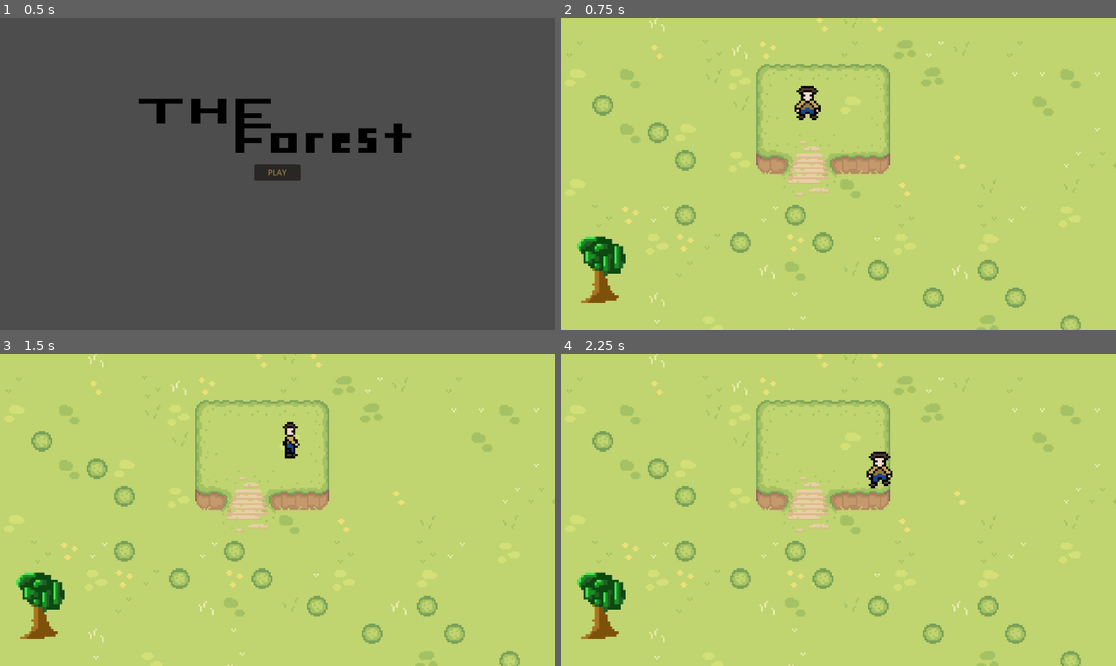
Above: before the commit, frames 1-4 (two rows, left to right).
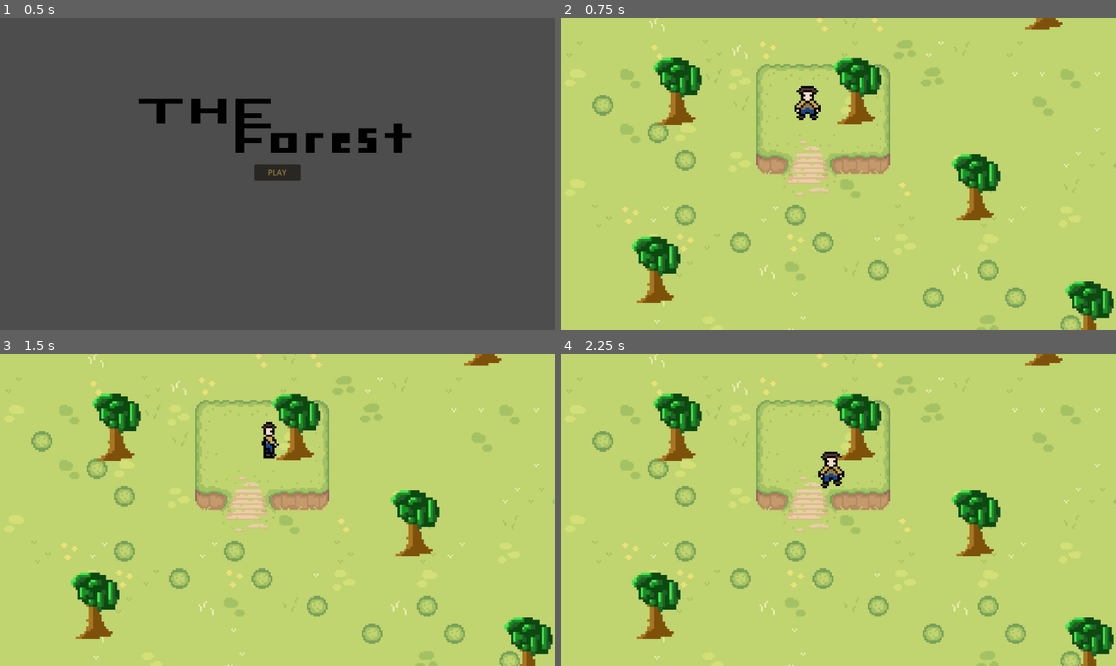
Above: after the commit, the same moments.

Repository: VishyZeFishy/Henhacks2026Team
Game: Godot game, scene res://scenes/title.tscn
Same seed, same stepped clock (60 frames per second), same inputs: the game is played once before the commit and once after it.
Inputs (mouse positions are in pixels of both pictures, inside the frame that each line leads up to):
- Up to frame 1 (0.5 s): no input
- Up to frame 2 (0.75 s): click "PLAY" at 0.5 s
- Up to frame 3 (1.5 s): tap Enter at 1.25 s; move the mouse to (399, 494) at 1.27 s; press the mouse at (399, 494) at 1.28 s; hold Right (right) from 1.28 s (still down)
- Up to frame 4 (2.25 s): tap C (chop) at 1.52 s; tap Space at 2 s; move the mouse to (727, 525) at 2.02 s; release Right (right) at 2.03 s; release the mouse at (727, 525) at 2.03 s; hold Down (down) from 2.03 s (still down); tap P (plant) at 2.1 s

Frame 1 is identical in both runs. In frame 2, 6.6% of the frame differs, in the area x 2-100%, y 0-100%; in frame 3, 7.0%; in frame 4, 7.4%.

Commit message:
watch this

Diff:
--- a/world.tscn
+++ b/world.tscn
@@ -336,16 +336,294 @@
 layer_2/z_index = -5
 layer_2/tile_data = PackedInt32Array(327689, 1, 2, 327690, 589825, 5, 327691, 655361, 5, 327692, 65537, 2, 327693, 1310 …(308 unchanged characters)…
 
+[node name="RigidBody2D5" type="RigidBody2D" parent="TileMap" unique_id=1289226834]
+position = Vector2(266, -135)
+gravity_scale = 0.0
+
+[node name="Sprite2D" type="Sprite2D" parent="TileMap/RigidBody2D5" unique_id=1035602284]
+z_index = 5
+position = Vector2(47, 127)
+scale = Vector2(0.12773433, 0.14296874)
+texture = ExtResource("3_aqk2v")
+
+[node name="CollisionShape2D" type="CollisionShape2D" parent="TileMap/RigidBody2D5" unique_id=435764467]
+z_index = 5
+position = Vector2(46.5, 137.49994)
+scale = Vector2(0.1277342, 0.14296871)
+shape = SubResource("RectangleShape2D_aqk2v")
+
 [node name="RigidBody2D" type="RigidBody2D" parent="TileMap" unique_id=555767609]
 gravity_scale = 0.0
 
 [node name="Sprite2D" type="Sprite2D" parent="TileMap/RigidBody2D" unique_id=1374928928]
 z_index = 5
-position = Vector2(55, 151)
+position = Vector2(87, 151)
 scale = Vector2(0.12773433, 0.14296874)
 texture = ExtResource("3_aqk2v")
 
 [node name="CollisionShape2D" type="CollisionShape2D" parent="TileMap/RigidBody2D" unique_id=815749981]
+z_index = 5
+position = Vector2(86.49999, 161.49998)
+scale = Vector2(0.1277342, 0.14296871)
+shape = SubResource("RectangleShape2D_aqk2v")
+
+[node name="Node" type="Node" parent="TileMap/RigidBody2D" unique_id=926101512]
+
+[node name="RigidBody2D2" type="RigidBody2D" parent="TileMap" unique_id=713439432]
+position = Vector2(218, -48)
+gravity_scale = 0.0
+
+[node name="Sprite2D" type="Sprite2D" parent="TileMap/RigidBody2D2" unique_id=413598254]
+z_index = 5
+position = Vector2(55, 151)
+scale = Vector2(0.12773433, 0.14296874)
+texture = ExtResource("3_aqk2v")
+
+[node name="CollisionShape2D" type="CollisionShape2D" parent="TileMap/RigidBody2D2" unique_id=1804018954]
+z_index = 5
+position = Vector2(54.5, 161.5)
+scale = Vector2(0.1277342, 0.14296871)
+shape = SubResource("RectangleShape2D_aqk2v")
+
+[node name="RigidBody2D3" type="RigidBody2D" parent="TileMap" unique_id=897676208]
+position = Vector2(436, -96)
+gravity_scale = 0.0
+
+[node name="Sprite2D" type="Sprite2D" parent="TileMap/RigidBody2D3" unique_id=1172903321]
+z_index = 5
+position = Vector2(-336.51663, 143.1297)
+scale = Vector2(0.128021, 0.14456058)
+texture = ExtResource("3_aqk2v")
+
+[node name="CollisionShape2D" type="CollisionShape2D" parent="TileMap/RigidBody2D3" unique_id=611716557]
+z_index = 5
+position = Vector2(-337.01663, 153.6297)
+scale = Vector2(0.12792684, 0.14456055)
+shape = SubResource("RectangleShape2D_aqk2v")
+
+[node name="RigidBody2D4" type="RigidBody2D" parent="TileMap" unique_id=993458644]
+position = Vector2(149, -104)
+gravity_scale = 0.0
+
+[node name="Sprite2D" type="Sprite2D" parent="TileMap/RigidBody2D4" unique_id=289665059]
+z_index = 5
+position = Vector2(55, 151)
+scale = Vector2(0.12773433, 0.14296874)
+texture = ExtResource("3_aqk2v")
+
+[node name="CollisionShape2D" type="CollisionShape2D" parent="TileMap/RigidBody2D4" unique_id=524267530]
+z_index = 5
+position = Vector2(54.5, 161.5)
+scale = Vector2(0.1277342, 0.14296871)
+shape = SubResource("RectangleShape2D_aqk2v")
+
+[node name="RigidBody2D6" type="RigidBody2D" parent="TileMap" unique_id=818529556]
+position = Vector2(284, 26)
+gravity_scale = 0.0
+
+[node name="Sprite2D" type="Sprite2D" parent="TileMap/RigidBody2D6" unique_id=1456538099]
+z_index = 5
+position = Vector2(55, 151)
+scale = Vector2(0.12773433, 0.14296874)
+texture = ExtResource("3_aqk2v")
+
+[node name="CollisionShape2D" type="CollisionShape2D" parent="TileMap/RigidBody2D6" unique_id=1057672138]
+z_index = 5
+position = Vector2(54.5, 161.5)
+scale = Vector2(0.1277342, 0.14296871)
+shape = SubResource("RectangleShape2D_aqk2v")
+
+[node name="RigidBody2D5" type="RigidBody2D" parent="TileMap/RigidBody2D6" unique_id=1997876623]
+position = Vector2(-341, -87)
+gravity_scale = 0.0
+
+[node name="Sprite2D" type="Sprite2D" parent="TileMap/RigidBody2D6/RigidBody2D5" unique_id=834107018]
+z_index = 5
+position = Vector2(55, 151)
+scale = Vector2(0.12773433, 0.14296874)
+texture = ExtResource("3_aqk2v")
+
+[node name="CollisionShape2D" type="CollisionShape2D" parent="TileMap/RigidBody2D6/RigidBody2D5" unique_id=936171561]
+z_index = 5
+position = Vector2(54.5, 161.5)
+scale = Vector2(0.1277342, 0.14296871)
+shape = SubResource("RectangleShape2D_aqk2v")
+
+[node name="RigidBody2D" type="RigidBody2D" parent="TileMap/RigidBody2D6" unique_id=1780513204]
+position = Vector2(-607, 48)
+gravity_scale = 0.0
+
+[node name="Sprite2D" type="Sprite2D" parent="TileMap/RigidBody2D6/RigidBody2D" unique_id=1869227670]
+z_index = 5
+position = Vector2(87, 151)
+scale = Vector2(0.12773433, 0.14296874)
+texture = ExtResource("3_aqk2v")
+
+[node name="CollisionShape2D" type="CollisionShape2D" parent="TileMap/RigidBody2D6/RigidBody2D" unique_id=1787960421]
+z_index = 5
+position = Vector2(86.49999, 161.49998)
+scale = Vector2(0.1277342, 0.14296871)
+shape = SubResource("RectangleShape2D_aqk2v")
+
+[node name="Node" type="Node" parent="TileMap/RigidBody2D6/RigidBody2D" unique_id=1656966790]
+
+[node name="RigidBody2D2" type="RigidBody2D" parent="TileMap/RigidBody2D6" unique_id=1801333384]
+position = Vector2(-389, 0)
+gravity_scale = 0.0
+
+[node name="Sprite2D" type="Sprite2D" parent="TileMap/RigidBody2D6/RigidBody2D2" unique_id=1649293275]
+z_index = 5
+position = Vector2(55, 151)
+scale = Vector2(0.12773433, 0.14296874)
+texture = ExtResource("3_aqk2v")
+
+[node name="CollisionShape2D" type="CollisionShape2D" parent="TileMap/RigidBody2D6/RigidBody2D2" unique_id=1789970602]
+z_index = 5
+position = Vector2(54.5, 161.5)
+scale = Vector2(0.1277342, 0.14296871)
+shape = SubResource("RectangleShape2D_aqk2v")
+
+[node name="RigidBody2D3" type="RigidBody2D" parent="TileMap/RigidBody2D6" unique_id=470798290]
+position = Vector2(-171, -48)
+gravity_scale = 0.0
+
+[node name="Sprite2D" type="Sprite2D" parent="TileMap/RigidBody2D6/RigidBody2D3" unique_id=5331149]
+z_index = 5
+position = Vector2(-328.5166, 39.1297)
+scale = Vector2(0.128021, 0.14456058)
+texture = ExtResource("3_aqk2v")
+
+[node name="CollisionShape2D" type="CollisionShape2D" parent="TileMap/RigidBody2D6/RigidBody2D3" unique_id=162838813]
+z_index = 5
+position = Vector2(-329.0166, 49.6297)
+scale = Vector2(0.12792684, 0.14456055)
+shape = SubResource("RectangleShape2D_aqk2v")
+
+[node name="RigidBody2D4" type="RigidBody2D" parent="TileMap/RigidBody2D6" unique_id=1031898094]
+position = Vector2(-458, -56)
+gravity_scale = 0.0
+
+[node name="Sprite2D" type="Sprite2D" parent="TileMap/RigidBody2D6/RigidBody2D4" unique_id=1039480588]
+z_index = 5
+position = Vector2(39, 135)
+scale = Vector2(0.12773433, 0.14296874)
+texture = ExtResource("3_aqk2v")
+
+[node name="CollisionShape2D" type="CollisionShape2D" parent="TileMap/RigidBody2D6/RigidBody2D4" unique_id=1908838076]
+z_index = 5
+position = Vector2(38.5, 145.5)
+scale = Vector2(0.1277342, 0.14296871)
+shape = SubResource("RectangleShape2D_aqk2v")
+
+[node name="RigidBody2D6" type="RigidBody2D" parent="TileMap/RigidBody2D6" unique_id=1612077897]
+position = Vector2(-323, 74)
+gravity_scale = 0.0
+
+[node name="Sprite2D" type="Sprite2D" parent="TileMap/RigidBody2D6/RigidBody2D6" unique_id=233002014]
+z_index = 5
+position = Vector2(55, 151)
+scale = Vector2(0.12773433, 0.14296874)
+texture = ExtResource("3_aqk2v")
+
+[node name="CollisionShape2D" type="CollisionShape2D" parent="TileMap/RigidBody2D6/RigidBody2D6" unique_id=1442227027]
+z_index = 5
+position = Vector2(54.5, 161.5)
+scale = Vector2(0.1277342, 0.14296871)
+shape = SubResource("RectangleShape2D_aqk2v")
+
+[node name="RigidBody2D7" type="RigidBody2D" parent="TileMap" unique_id=1161472874]
+position = Vector2(-11, 56)
+gravity_scale = 0.0
+
+[node name="Sprite2D" type="Sprite2D" parent="TileMap/RigidBody2D7" unique_id=558683158]
+z_index = 5
+position = Vector2(-71.51663, -78.87031)
+scale = Vector2(0.128021, 0.14456058)
+texture = ExtResource("3_aqk2v")
+
+[node name="CollisionShape2D" type="CollisionShape2D" parent="TileMap/RigidBody2D7" unique_id=1854391752]
+z_index = 5
+position = Vector2(-72.01666, -68.37031)
+scale = Vector2(0.12792684, 0.14456055)
+shape = SubResource("RectangleShape2D_aqk2v")
+
+[node name="RigidBody2D8" type="RigidBody2D" parent="TileMap" unique_id=834819460]
+position = Vector2(362, -55)
+gravity_scale = 0.0
+
+[node name="Sprite2D" type="Sprite2D" parent="TileMap/RigidBody2D8" unique_id=1846638296]
+z_index = 5
+position = Vector2(55, 151)
+scale = Vector2(0.12773433, 0.14296874)
+texture = ExtResource("3_aqk2v")
+
+[node name="CollisionShape2D" type="CollisionShape2D" parent="TileMap/RigidBody2D8" unique_id=585439683]
+z_index = 5
+position = Vector2(54.5, 161.5)
+scale = Vector2(0.1277342, 0.14296871)
+shape = SubResource("RectangleShape2D_aqk2v")
+
+[node name="RigidBody2D9" type="RigidBody2D" parent="TileMap" unique_id=1157509304]
+position = Vector2(379, 86)
+gravity_scale = 0.0
+
+[node name="Sprite2D" type="Sprite2D" parent="TileMap/RigidBody2D9" unique_id=1086390765]
+z_index = 5
+position = Vector2(55, 151)
+scale = Vector2(0.12773433, 0.14296874)
+texture = ExtResource("3_aqk2v")
+
+[node name="CollisionShape2D" type="CollisionShape2D" parent="TileMap/RigidBody2D9" unique_id=1889121515]
+z_index = 5
+position = Vector2(54.5, 161.5)
+scale = Vector2(0.1277342, 0.14296871)
+shape = SubResource("RectangleShape2D_aqk2v")
+
+[node name="RigidBody2D10" type="RigidBody2D" parent="TileMap" unique_id=1117042300]
+position = Vector2(379, 86)
+gravity_scale = 0.0
+
+[node name="Sprite2D" type="Sprite2D" parent="TileMap/RigidBody2D10" unique_id=701112728]
+z_index = 5
+position = Vector2(39, -124)
+scale = Vector2(0.12773433, 0.14296874)
+texture = ExtResource("3_aqk2v")
+
+[node name="CollisionShape2D" type="CollisionShape2D" parent="TileMap/RigidBody2D10" unique_id=1600196099]
+z_index = 5
+position = Vector2(38.5, -113.5)
+scale = Vector2(0.1277342, 0.14296871)
+shape = SubResource("RectangleShape2D_aqk2v")
+
+[node name="RigidBody2D11" type="RigidBody2D" parent="TileMap" unique_id=1268211146]
+position = Vector2(120, -208)
+gravity_scale = 0.0
+
+[node name="Sprite2D" type="Sprite2D" parent="TileMap/RigidBody2D11" unique_id=1500958467]
+z_index = 5
+position = Vector2(87, 151)
+scale = Vector2(0.12773433, 0.14296874)
+texture = ExtResource("3_aqk2v")
+
+[node name="CollisionShape2D" type="CollisionShape2D" parent="TileMap/RigidBody2D11" unique_id=1669036721]
+z_index = 5
+position = Vector2(86.49999, 161.49998)
+scale = Vector2(0.1277342, 0.14296871)
+shape = SubResource("RectangleShape2D_aqk2v")
+
+[node name="Node" type="Node" parent="TileMap/RigidBody2D11" unique_id=887923904]
+
+[node name="RigidBody2D12" type="RigidBody2D" parent="TileMap" unique_id=565646463]
+position = Vector2(-6, -208)
+gravity_scale = 0.0
+
+[node name="Sprite2D" type="Sprite2D" parent="TileMap/RigidBody2D12" unique_id=1671686389]
+z_index = 5
+position = Vector2(55, 151)
+scale = Vector2(0.12773433, 0.14296874)
+texture = ExtResource("3_aqk2v")
+
+[node name="CollisionShape2D" type="CollisionShape2D" parent="TileMap/RigidBody2D12" unique_id=1540083909]
 z_index = 5
 position = Vector2(54.5, 161.5)
 scale = Vector2(0.1277342, 0.14296871)
